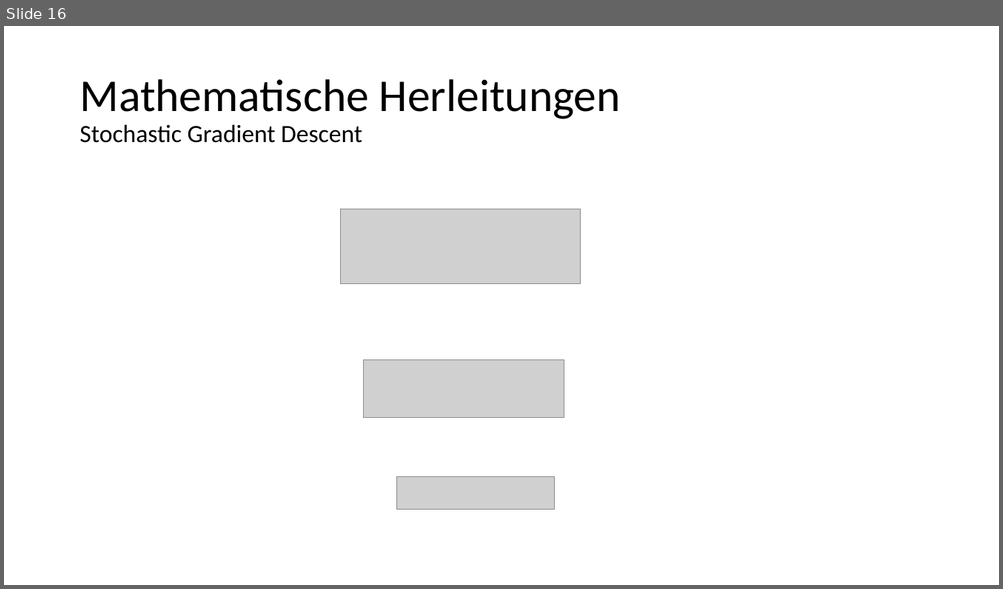
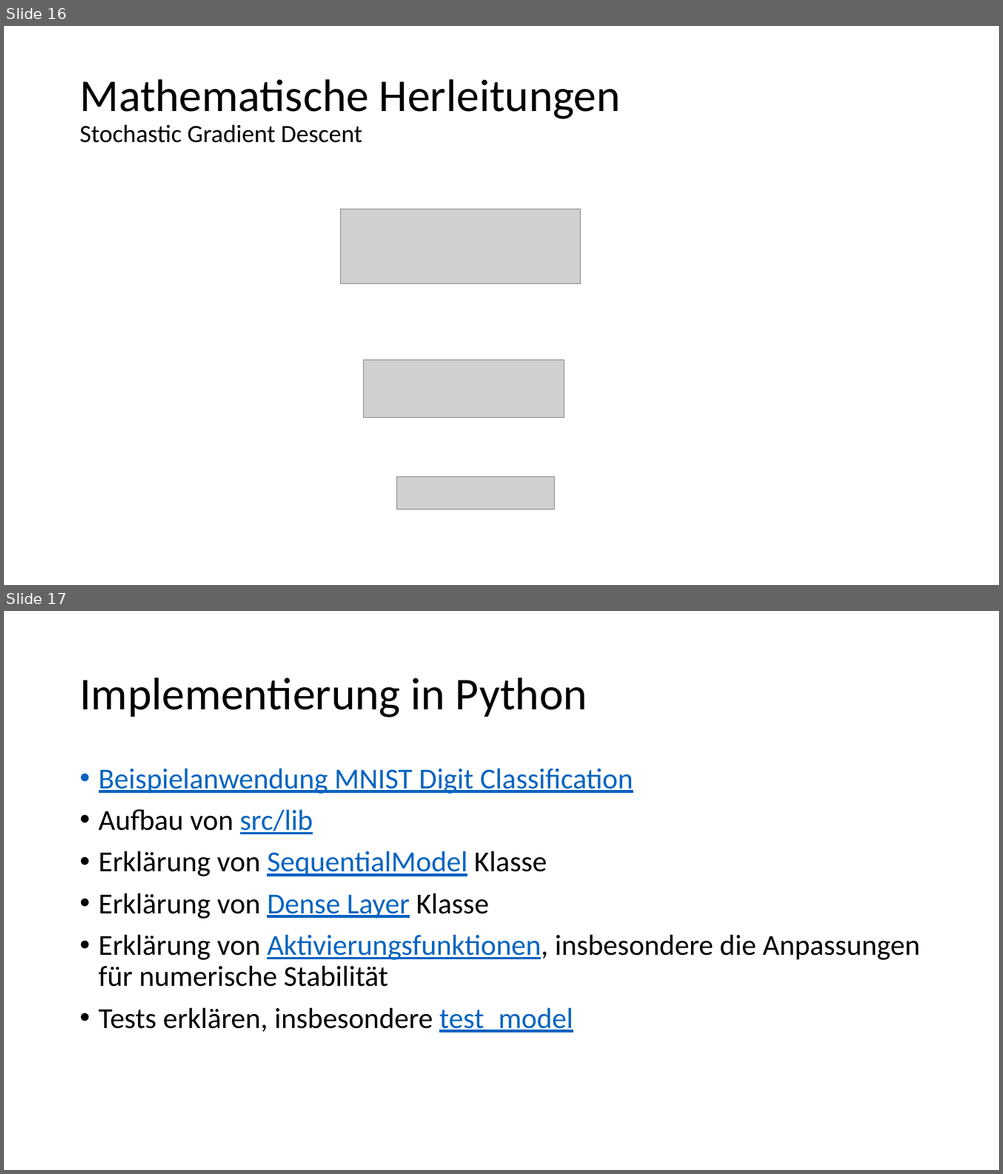
Before and after one commit to kevinsuedmersen/neural_networks_from_scratch, a slide deck: theory/submission/result_presentation.pptx. Shown one above the other, each under a label of ours: slide 16 before the commit, slides 16 and 17 after it. The pictures are 1003x589 and 1003x1174 pixels, drawn with LibreOffice and Linux fonts; fonts in the diff are those of the drawing; grey boxes stand for pictures. Boxes give left, top, right and bottom in pixels: in the first picture for what was removed or moved away, otherwise in the second. Text is boxed around its words. In the diff, an @@ line names an element or a change of style, - is before the commit and + after.

```diff
--- a/theory/submission/result_presentation.pptx
+++ b/theory/submission/result_presentation.pptx
@@ slide 17 added at box(4, 611, 999, 1170), background #FFFFFF @@
@@ title added at box(79, 678, 587, 718), 44 pt, text #000000 @@
+Implementierung in Python
@@ text added at box(99, 768, 919, 1033), 28 pt, text #000000 @@
+• Beispielanwendung MNIST Digit Classification
+• Aufbau von src/lib
+• Erklärung von SequentialModel Klasse
+• Erklärung von Dense Layer Klasse
+• Erklärung von Aktivierungsfunktionen, insbesondere die Anpassungen für numerische Stabilität
+• Tests erklären, insbesondere test_model
```
Also in this commit, not shown: 1 slide changed.
